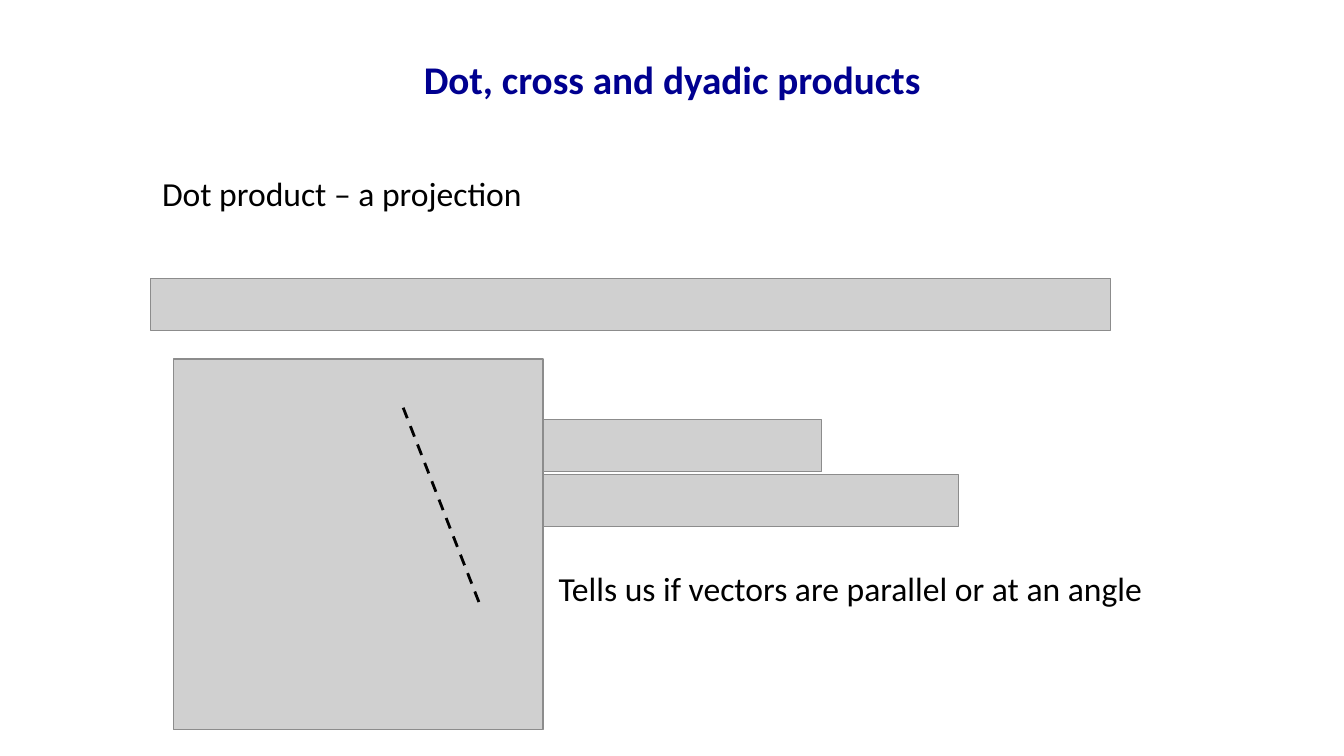
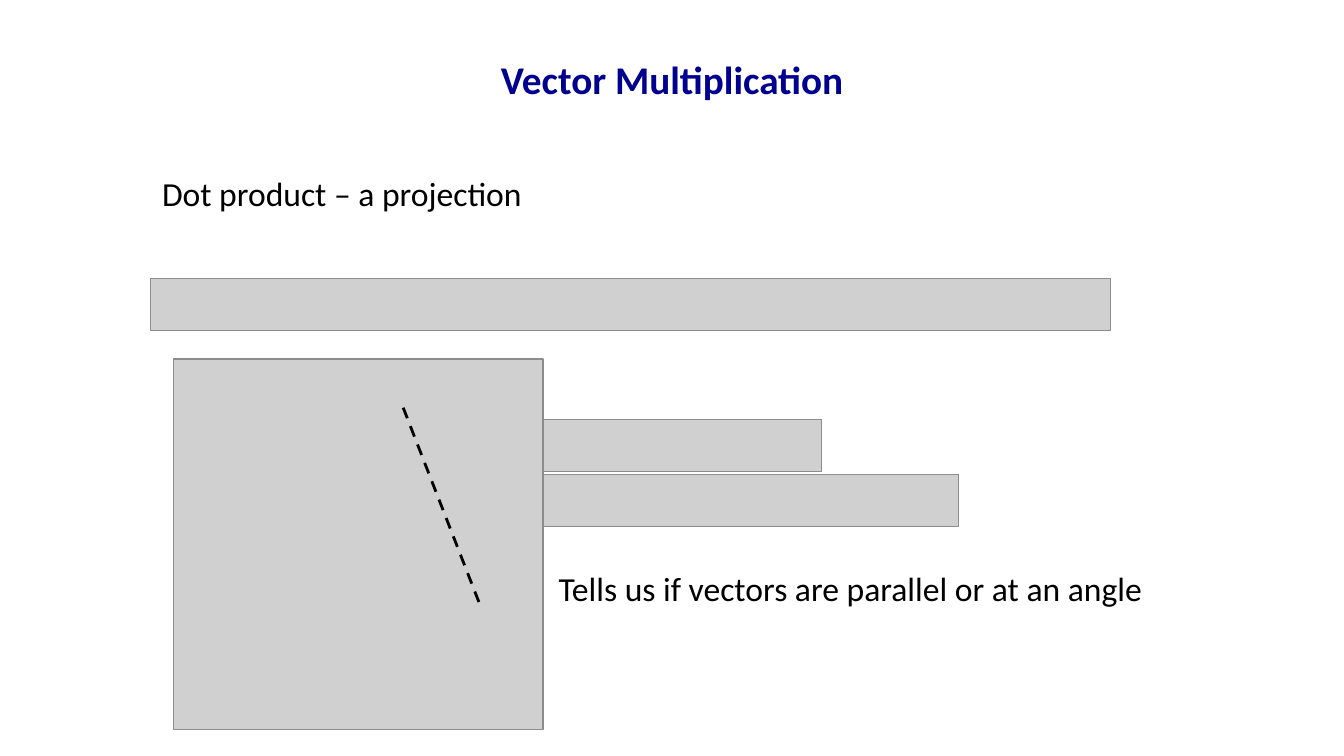
Before and after one commit to mallickrishg/solidmech_course, a slide deck: slide 5 of week1/week1_vectorcalculus.pptx. Drawn at 1344x756 pixels with LibreOffice and Linux fonts; fonts in the diff are those of the drawing; grey boxes stand for pictures. Boxes give left, top, right and bottom in pixels: in the first picture for what was removed or moved away, otherwise in the second. Text is boxed around its words. In the diff, an @@ line names an element or a change of style, - is before the commit and + after.

```diff
--- a/week1/week1_vectorcalculus.pptx
+++ b/week1/week1_vectorcalculus.pptx
@@ text at (501, 66, 843, 100): text changed @@
-Dot, cross and dyadic products
+Vector Multiplication
```
Also in this commit, not shown: 6 other slides changed, 15 slides added, 24 other files.
